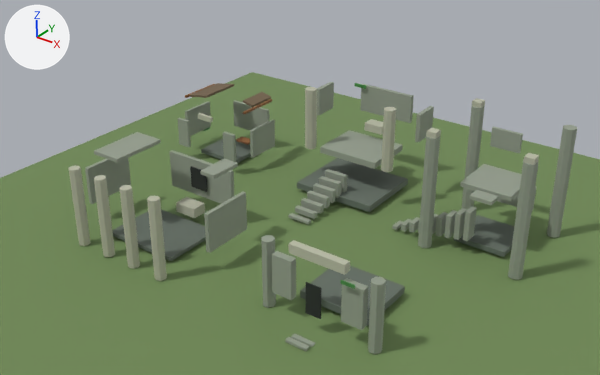
An edit to the Blender file SourceAssets/JungleRuins/JungleRuins_Source.blend, drawn before and after from the same camera.
Rendered twice from the file's camera 'Camera'. Lighting does not change. The marker at upper left points along +X, +Y and +Z. The first picture is the older version.

The first picture shows 'Plane', 'SM_RuinCryptEntrance_A', 'SM_RuinExplorerHut_A', 'SM_RuinShrineHall_A', 'SM_RuinTwoLevelTemple_A', 'SM_RuinWatchtower_A'.
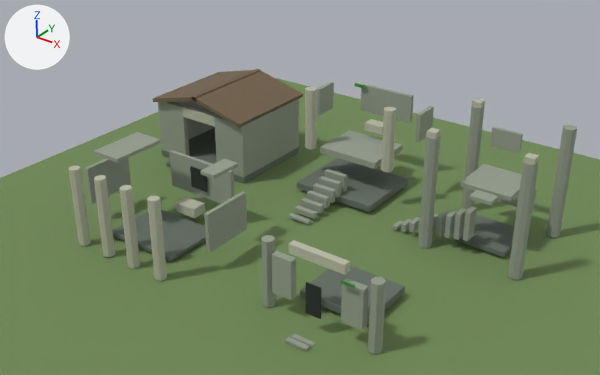
Location of each change, [x1, y1, x2, y2] in pixels of the pictures (600 x 375 px):
'SM_RuinExplorerHut_A', reshaped (54% wider, 42% taller)
    before: [177, 83, 275, 163]
    after: [152, 69, 303, 183]
part 1 of me_cube_001, added
    after: [162, 128, 299, 183]
part 2 of me_cube_001, added
    after: [296, 99, 299, 148]
part 3 of me_cube_001, added
    after: [174, 101, 217, 140]
part 4 of me_cube_001, added
    after: [246, 100, 296, 175]
part 5 of me_cube_001, added
    after: [158, 102, 190, 156]
part 6 of me_cube_001, added
    after: [214, 115, 247, 177]
part 7 of me_cube_001, added
    after: [183, 106, 216, 126]
part 8 of me_cube_001, deleted
    before: [201, 139, 251, 163]
part 9 of me_cube_001, deleted
    before: [177, 118, 191, 147]
part 10 of me_cube_001, deleted
    before: [185, 84, 214, 98]
part 11 of me_cube_001, deleted
    before: [233, 100, 270, 130]
part 12 of me_cube_001, deleted
    before: [223, 132, 236, 162]
part 13 of me_cube_001, deleted
    before: [243, 99, 272, 114]
part 14 of me_cube_001, deleted
    before: [185, 101, 211, 136]
part 15 of me_cube_001, deleted
    before: [198, 113, 213, 123]
part 16 of me_cube_001, deleted
    before: [190, 83, 234, 98]
part 17 of me_cube_001, deleted
    before: [250, 120, 275, 158]
part 18 of me_cube_001, deleted
    before: [236, 137, 250, 145]
part 19 of me_cube_001, deleted
    before: [243, 92, 271, 107]
part 20 of me_cube_001, added (brown)
    after: [152, 69, 303, 128]

The change, as a diff of the scene's bpy script:
```diff
--- a/SourceAssets/JungleRuins/JungleRuins_Source.blend.py
+++ b/SourceAssets/JungleRuins/JungleRuins_Source.blend.py
@@ me_cube_001 @@
-me_cube_001.from_pydata(...)  # 120 vertices, 90 faces; spans x -2.75..2.61, y -2.14..2.14, z 0.11..3.96
+me_cube_001.from_pydata(...)  # 128 vertices, 96 faces; spans x -3.3..3.3, y -3.55..2.9, z 0.0..4.56
+# me_cube_001 part 1: a new loose piece, a box spanning x -3.2..3.2, y -2.6..2.6, z 0.0..0.36, in mat_m_ruinstonedark (grey #656f65)
+# me_cube_001 part 2: a new loose piece, a box spanning x -3.2..3.2, y 2.3..2.6, z 0.35..3.55, in mat_m_ruinstone (grey #959e8e)
+# me_cube_001 part 3: a new loose piece, a box spanning x -3.2..-2.9, y -2.3..2.3, z 0.35..3.55, in mat_m_ruinstone (grey #959e8e)
+# me_cube_001 part 4: a new loose piece, a box spanning x 2.9..3.2, y -2.3..2.3, z 0.35..3.55, in mat_m_ruinstone (grey #959e8e)
+# me_cube_001 part 5: a new loose piece, a box spanning x -3.2..-1.2, y -2.6..-2.3, z 0.35..3.55, in mat_m_ruinstone (grey #959e8e)
+# me_cube_001 part 6: a new loose piece, a box spanning x 1.2..3.2, y -2.6..-2.3, z 0.35..3.55, in mat_m_ruinstone (grey #959e8e)
+# me_cube_001 part 7: a new loose piece, a box spanning x -1.2..1.2, y -2.6..-2.3, z 2.95..3.55, in mat_m_ruinstonelight (grey #b8baa6)
+# me_cube_001 part 8: the loose piece of 8 vertices spanning x -1.35..1.35, y -1.12..1.12, z 0.11..0.33 is deleted
+# me_cube_001 part 9: the loose piece of 8 vertices spanning x -2.14..-1.36, y -2.14..-1.96, z 0.82..2.47 is deleted
+# me_cube_001 part 10: the loose piece of 8 vertices spanning x -2.26..-2.14, y -1.27..1.27, z 3.49..3.61 is deleted
+# me_cube_001 part 11: the loose piece of 8 vertices spanning x -1.35..1.35, y 1.96..2.14, z 0.82..2.47 is deleted
+# me_cube_001 part 12: the loose piece of 8 vertices spanning x 1.36..2.14, y -2.14..-1.96, z 0.82..2.47 is deleted
+# me_cube_001 part 13: the loose piece of 8 vertices spanning x 2.14..2.26, y -1.27..1.27, z 3.49..3.61 is deleted
+# me_cube_001 part 14: the loose piece of 8 vertices spanning x -2.61..-2.43, y -1.02..1.02, z 0.82..2.47 is deleted
+# me_cube_001 part 15: the loose piece of 8 vertices spanning x -0.49..0.49, y -2.14..-1.96, z 2.85..3.15 is deleted
+# me_cube_001 part 16: the loose piece of 8 vertices spanning x -1.93..-0.57, y -1.23..1.23, z 3.6..3.96 is deleted
+# me_cube_001 part 17: the loose piece of 8 vertices spanning x 2.43..2.61, y -1.02..1.02, z 0.82..2.47 is deleted
+# me_cube_001 part 18: the loose piece of 8 vertices spanning x 0.25..1.15, y 0.28..0.83, z 0.79..0.91 is deleted
+# me_cube_001 part 19: the loose piece of 8 vertices spanning x 1.29..2.01, y -0.23..1.52, z 3.53..3.79 is deleted
+# me_cube_001 part 20: 16 vertices added at x -3.3..3.3, y -2.9..2.9, z 3.48..4.56
+# other edits to the shape of me_cube_001 do not show in these pictures
 me_cube_001.materials.append(mat_m_ruinstonedark)
```
